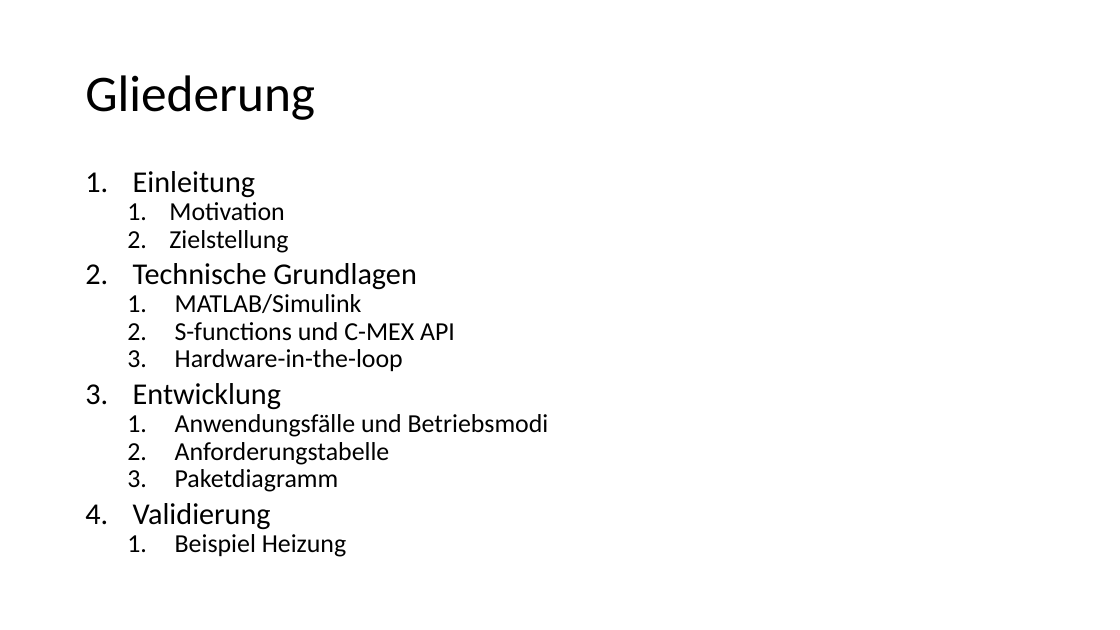
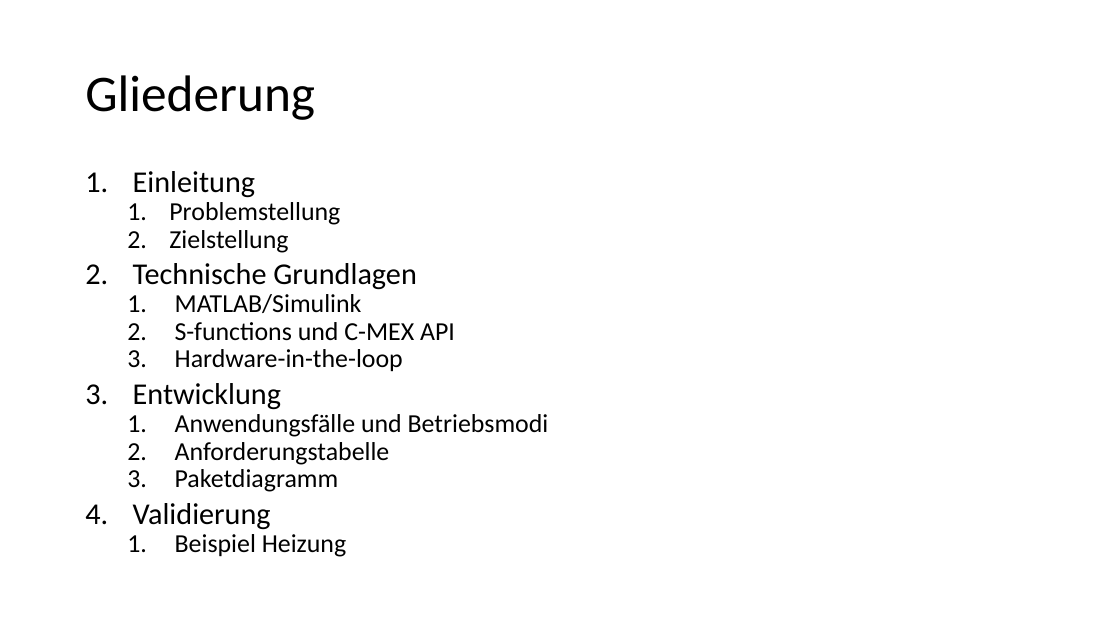
Before and after one commit to MateusMolina/projektarbeit-sil-basyx-simulink, a slide deck: slide 2 of projektarbeit/presentation/august_basyxmeeting.pptx. Drawn at 1120x630 pixels with LibreOffice and Linux fonts; fonts in the diff are those of the drawing. Boxes give left, top, right and bottom in pixels: in the first picture for what was removed or moved away, otherwise in the second. Text is boxed around its words. In the diff, an @@ line names an element or a change of style, - is before the commit and + after.

```diff
--- a/projektarbeit/presentation/august_basyxmeeting.pptx
+++ b/projektarbeit/presentation/august_basyxmeeting.pptx
@@ text at box(169, 202, 340, 225): text changed @@
-  1. Motivation
+  1. Problemstellung
```
Also in this commit, not shown: 5 other slides changed.
